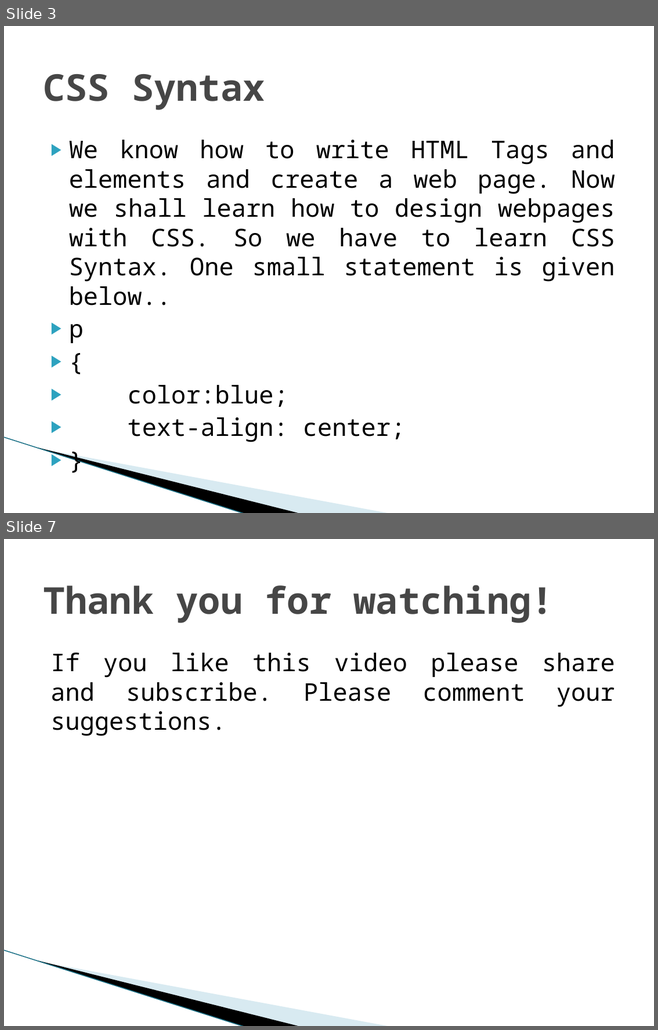
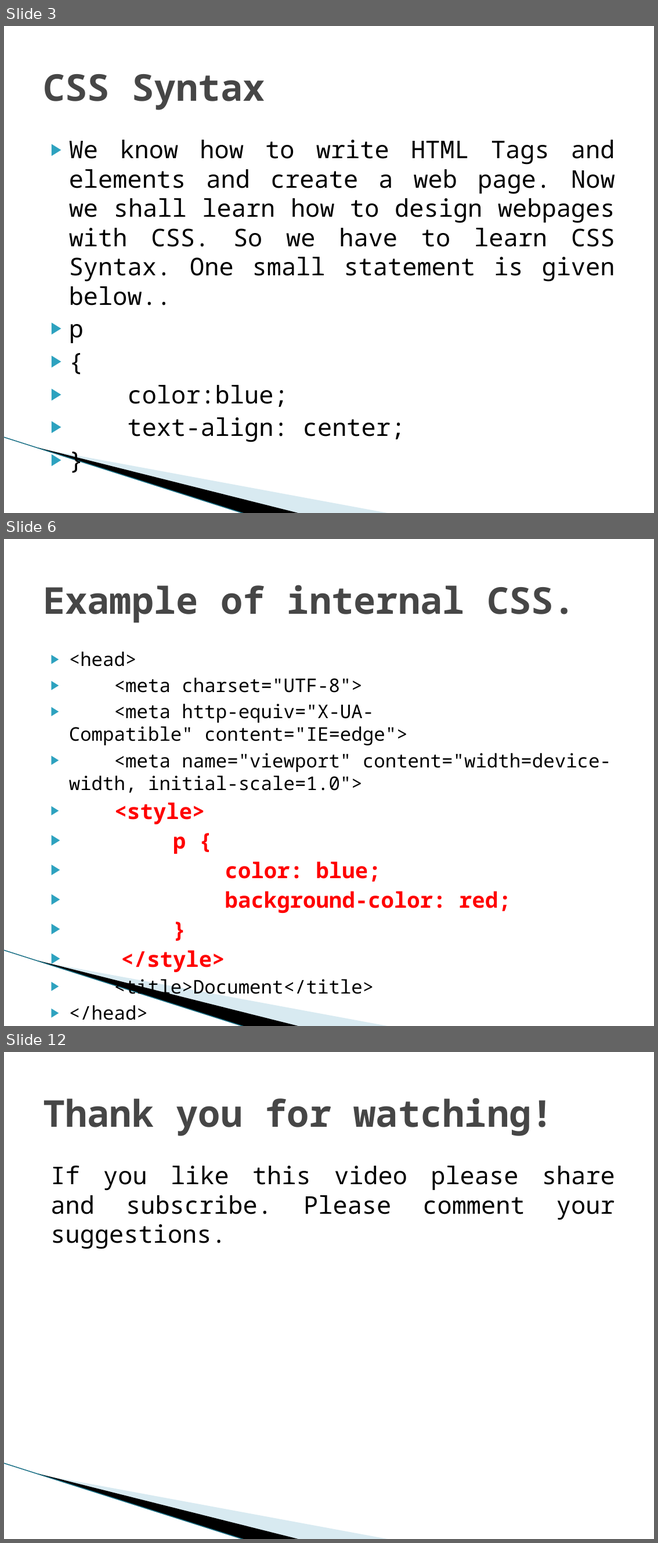
Before and after one commit to biswajitpoddar/youtubeDocuments, a slide deck: CSS PowerPoints/CSS Syntax.pptx. Shown one above the other, each under a label of ours: slides 3 and 7 before the commit, slides 3, 6 and 12 after it; the slides between them are not shown. The pictures are 658x1030 and 658x1543 pixels, drawn with LibreOffice and Linux fonts; fonts in the diff are those of the drawing; background and template pictures are left out. Boxes give left, top, right and bottom in pixels: in the first picture for what was removed or moved away, otherwise in the second. Text is boxed around its words. In the diff, an @@ line names an element or a change of style, - is before the commit and + after.

```diff
--- a/CSS PowerPoints/CSS Syntax.pptx
+++ b/CSS PowerPoints/CSS Syntax.pptx
@@ slide 6 added at (4, 539, 654, 1026), background #FFFFFF; not listed: 3 template elements that a slide beside it also shows @@
@@ title added at (43, 585, 575, 623), 41 pt, text #464646, bold @@
+Example of internal CSS.
@@ text added at (69, 652, 611, 1020), 20.9 pt, text #000000 @@
+▶ <head>
+▶ <meta charset="UTF-8">
+▶ <meta http-equiv="X-UA-Compatible" content="IE=edge">
+▶ <meta name="viewport" content="width=device-width, initial-scale=1.0">
+▶ <style>
+▶ p {
+▶ color: blue;
+▶ background-color: red;
+▶ }
+▶ </style>
+▶ <title>Document</title>
+▶ </head>
@@ what was slide 7 is now slide 12 @@
```
Also in this commit, not shown: 2 slides changed, 5 other slides added, 1 slide removed.
